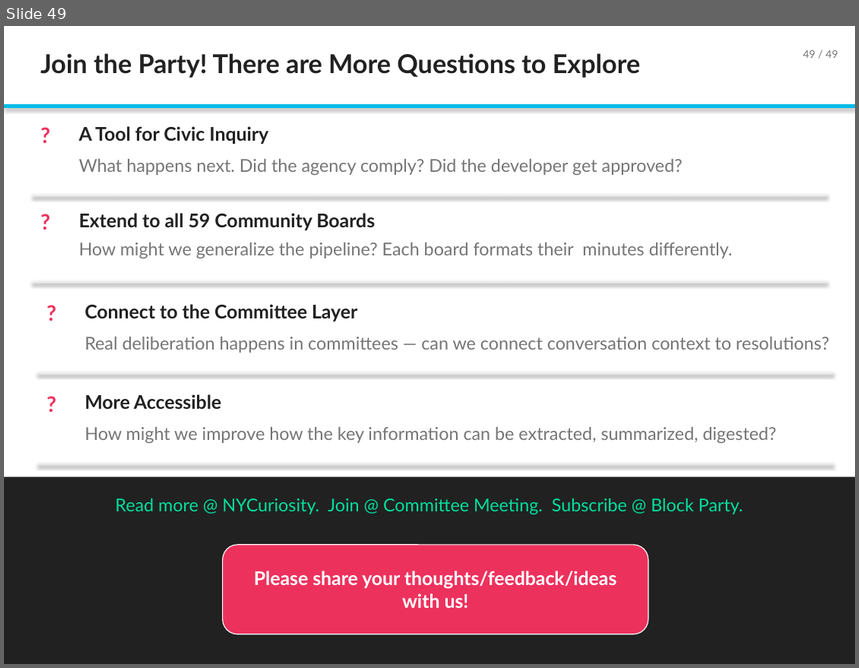
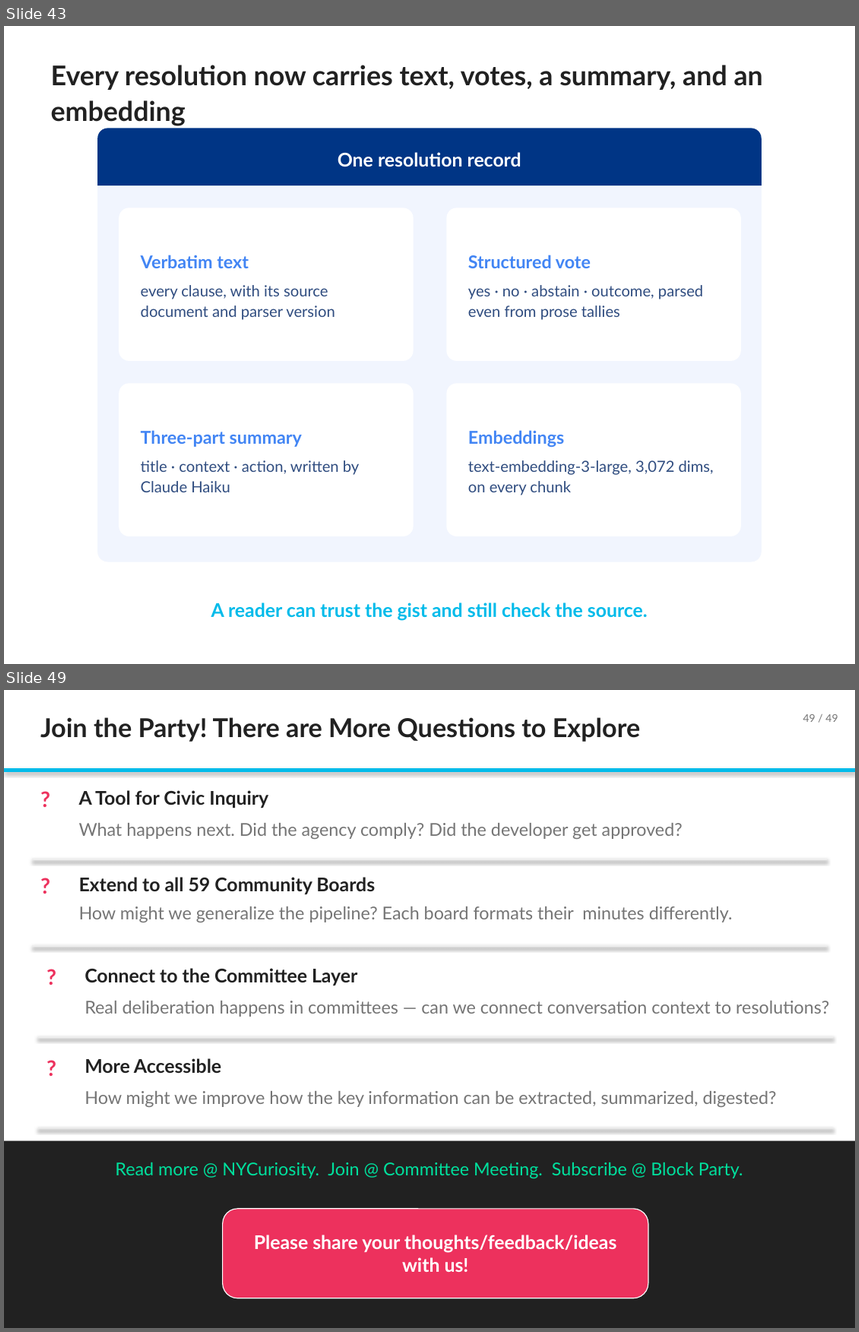
Before and after one commit to TalR24/nycur-data-website, a slide deck: cb-resolutions/block_party_july2026/Building_an_AI_Knowledge_Base_for_NYC_Community_Boards_July2026.pptx. Shown one above the other, each under a label of ours: slide 49 before the commit, slides 43 and 49 after it; the slides between them are not shown. The pictures are 859x668 and 859x1332 pixels, drawn with LibreOffice and Linux fonts; fonts in the diff are those of the drawing. Boxes give left, top, right and bottom in pixels: in the first picture for what was removed or moved away, otherwise in the second. Text is boxed around its words. In the diff, an @@ line names an element or a change of style, - is before the commit and + after.

```diff
--- a/cb-resolutions/block_party_july2026/Building_an_AI_Knowledge_Base_for_NYC_Community_Boards_July2026.pptx
+++ b/cb-resolutions/block_party_july2026/Building_an_AI_Knowledge_Base_for_NYC_Community_Boards_July2026.pptx
@@ slide 43 added at box(4, 26, 855, 664), background #FFFFFF @@
@@ text added at box(51, 65, 763, 126), 23 pt, text #212121, bold @@
+Every resolution now carries text, votes, a summary, and an embedding
@@ rounded rectangle added at box(97, 128, 762, 563), fill #F1F5FE @@
@@ round same rect added at box(97, 128, 762, 186), fill #003585, 16 pt, text #FFFFFF, bold @@
+One resolution record
@@ rounded rectangle added at box(119, 208, 414, 361), fill #FFFFFF, 13 pt, text #304D80 @@
+Verbatim text
+every clause, with its source document and parser version
@@ rounded rectangle added at box(446, 208, 741, 361), fill #FFFFFF, 13 pt, text #304D80 @@
+Structured vote
+yes · no · abstain · outcome, parsed even from prose tallies
@@ rounded rectangle added at box(119, 383, 414, 537), fill #FFFFFF, 13 pt, text #304D80 @@
+Three-part summary
+title · context · action, written by Claude Haiku
@@ rounded rectangle added at box(446, 383, 741, 537), fill #FFFFFF, 13 pt, text #304D80 @@
+Embeddings
+text-embedding-3-large, 3,072 dims, on every chunk
@@ text added at box(211, 603, 648, 621), 16 pt, text #00BBEA, bold @@
+A reader can trust the gist and still check the source.
```
Also in this commit, not shown: 11 other slides added, 12 slides removed.
